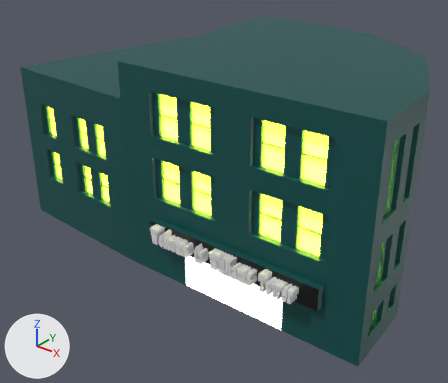
A saved change to the FBX model Assets/Models/williams_tower.fbx.
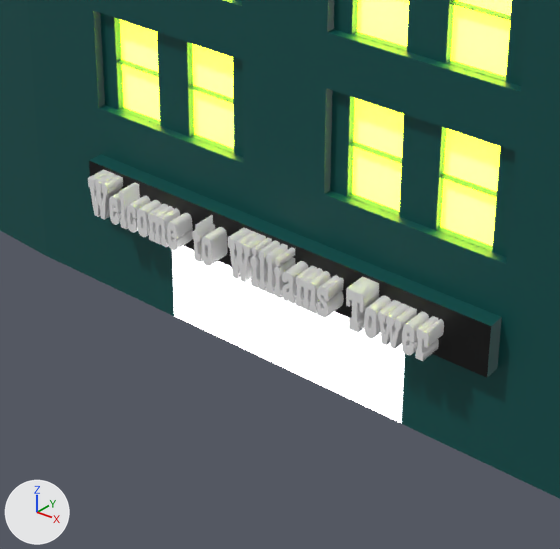
There are two pictures of each version: one whole from a 50 mm lens placed at (577.0, -839.0, 597.0), pointed at (-66.0, -36.0, 99.0), one close up on the part from 25% to 78% of the width and 40% to 100% of the height. Every picture has the same lights, and +X, +Y and +Z are marked at lower left. Where no turn or scale is listed for an object, it has been applied to the vertices. Vertices at the same position are counted once.

Names of what the first close-up shows: 'Plane', 'Text'.
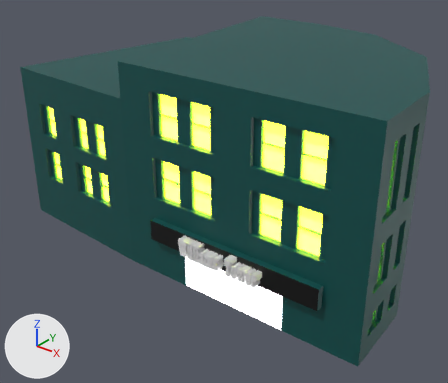
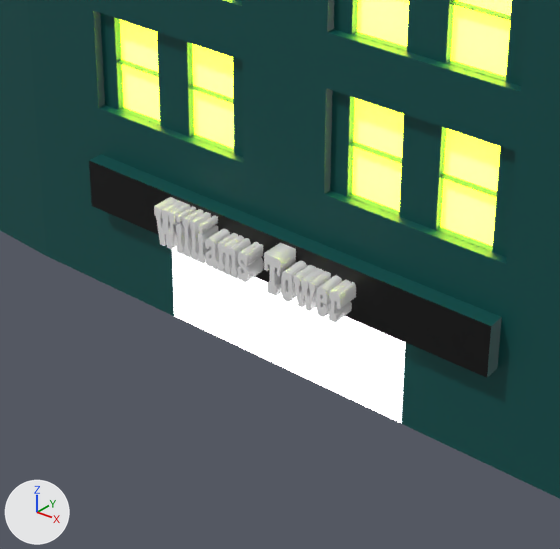
Pixel boxes [x1, y1, x2, y2] of what changed, in the close-ups (560 x 549 px; the box of a moved part takes in the faces that stretch with it):
'Text', reshaped, moved (43% narrower, 34% shorter): before [88, 169, 444, 361]; after [154, 197, 356, 323]
part 1 of me_text, moved or reshaped: before [252, 238, 272, 256]; after [199, 215, 218, 233]
part 2 of me_text, moved or reshaped: before [276, 247, 295, 266]; after [177, 206, 196, 223]
part 3 of me_text, deleted: before [266, 243, 444, 361]
part 4 of me_text, moved or reshaped: before [109, 182, 280, 291]; after [176, 209, 356, 317]

Diff of the bpy script that builds the scene:
```diff
--- a/Assets/Models/williams_tower.fbx.py
+++ b/Assets/Models/williams_tower.fbx.py
@@ me_text @@
 # used by ob_text; location = (-67.6, -214.9, 77.9)
-me_text.from_pydata(...)  # 3888 vertices, 5764 faces; spans x 0.0..275.0, y -11.0..11.0, z 0.0..28.0
+me_text.from_pydata(...)  # 1960 vertices, 2892 faces; spans x 0.0..151.0, y -11.0..11.0, z 0.0..28.0
+# me_text part 1: the loose piece of 8 vertices spanning x 144.0..147.0, y -11.0..11.0, z 23.0..28.0 is moved by (-105.0, 0.0, 0.0)
+# me_text part 2: the loose piece of 8 vertices spanning x 162.0..165.0, y -11.0..11.0, z 23.0..28.0 is moved by (-142.0, 0.0, 0.0)
+# me_text part 3: 10 loose pieces with 1854 vertices, spanning x 155.0..275.0, y -11.0..11.0, z 0.0..28.0, are deleted
+# me_text part 4: 94 vertices moved within x 20.0..133.0, y -11.0..11.0, z 0.0..21.0; 1562 vertices removed from x 19.0..154.0, y -11.0..11.0, z 0.0..28.0; 1488 vertices added at x 19.0..151.0, y -11.0..11.0, z 0.0..28.0
 me_text.materials.append(mat_material_005)
@@ ob_text @@
 ob_text = bpy.data.objects.new('Text', me_text)
-ob_text.location = (-67.6, -214.9, 77.9)
+ob_text.location = (-6.9, -214.9, 77.9)
```
